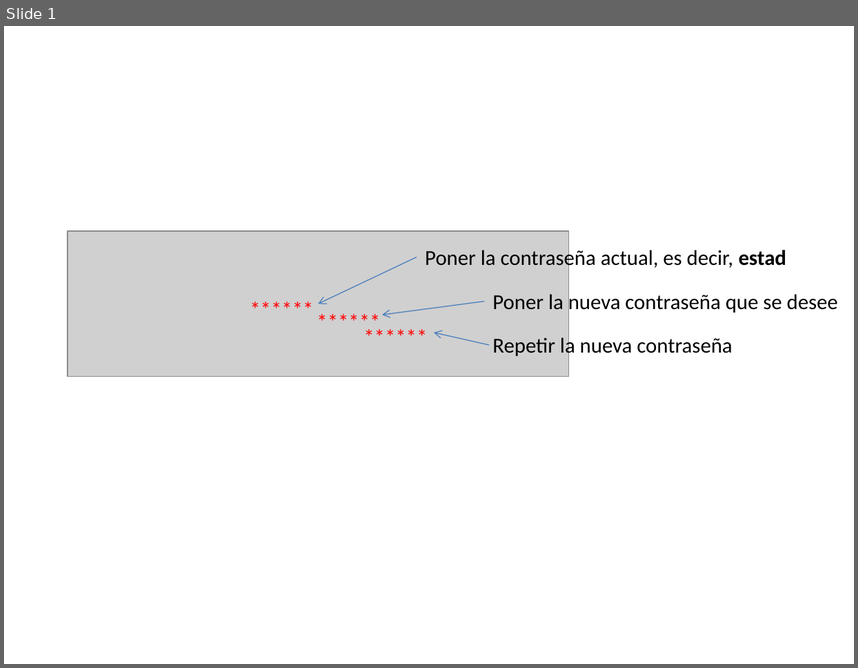
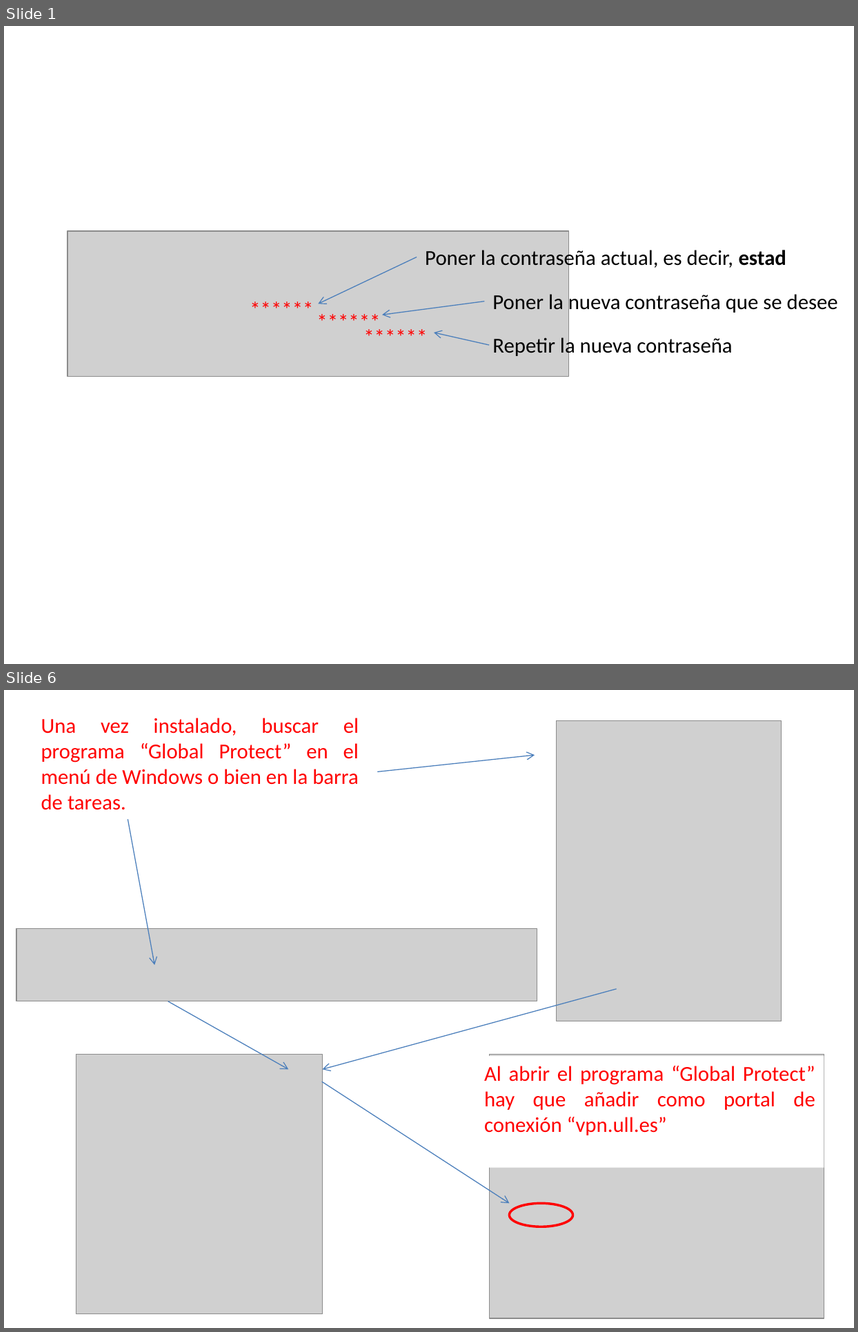
Before and after one commit to ULL-STAT/R_practicas_inferencia, a slide deck: images/Presentación1.pptx. Shown one above the other, each under a label of ours: slide 1 before the commit, slides 1 and 6 after it; the slides between them are not shown. The pictures are 858x668 and 858x1332 pixels, drawn with LibreOffice and Linux fonts; fonts in the diff are those of the drawing; grey boxes stand for pictures. Boxes give left, top, right and bottom in pixels: in the first picture for what was removed or moved away, otherwise in the second. Text is boxed around its words. In the diff, an @@ line names an element or a change of style, - is before the commit and + after.

```diff
--- a/images/Presentación1.pptx
+++ b/images/Presentación1.pptx
@@ slide 6 added at bbox=[4, 690, 854, 1328], background #FFFFFF @@
@@ text added at bbox=[41, 718, 359, 810], 18 pt, text #FF0000 @@
+Una vez instalado, buscar el programa “Global Protect” en el menú de Windows o bien en la barra de tareas.
@@ picture added at bbox=[557, 720, 782, 1021] @@
@@ arrow added from (377, 771) to (535, 755), #4B7EBC 0.75 pt @@
@@ arrow added from (128, 819) to (154, 965), #4B7EBC 0.75 pt @@
@@ picture added at bbox=[16, 929, 537, 1001] @@
@@ arrow added from (616, 988) to (323, 1069), #4B7EBC 0.75 pt @@
@@ arrow added from (168, 1001) to (289, 1069), #4B7EBC 0.75 pt @@
@@ picture added at bbox=[76, 1054, 323, 1313] @@
@@ rectangle added at bbox=[476, 1056, 824, 1167], fill #FFFFFF, 18 pt, text #FF0000 @@
+Al abrir el programa “Global Protect” hay que añadir como portal de conexión “vpn.ull.es”
@@ picture added at bbox=[489, 1054, 824, 1317] @@
@@ arrow added from (322, 1081) to (509, 1203), #4B7EBC 0.75 pt @@
@@ ellipse added at bbox=[509, 1203, 573, 1226], outline #FF0000 2 pt @@
```
Also in this commit, not shown: 1 slide changed, 5 other slides added, 6 other files.
